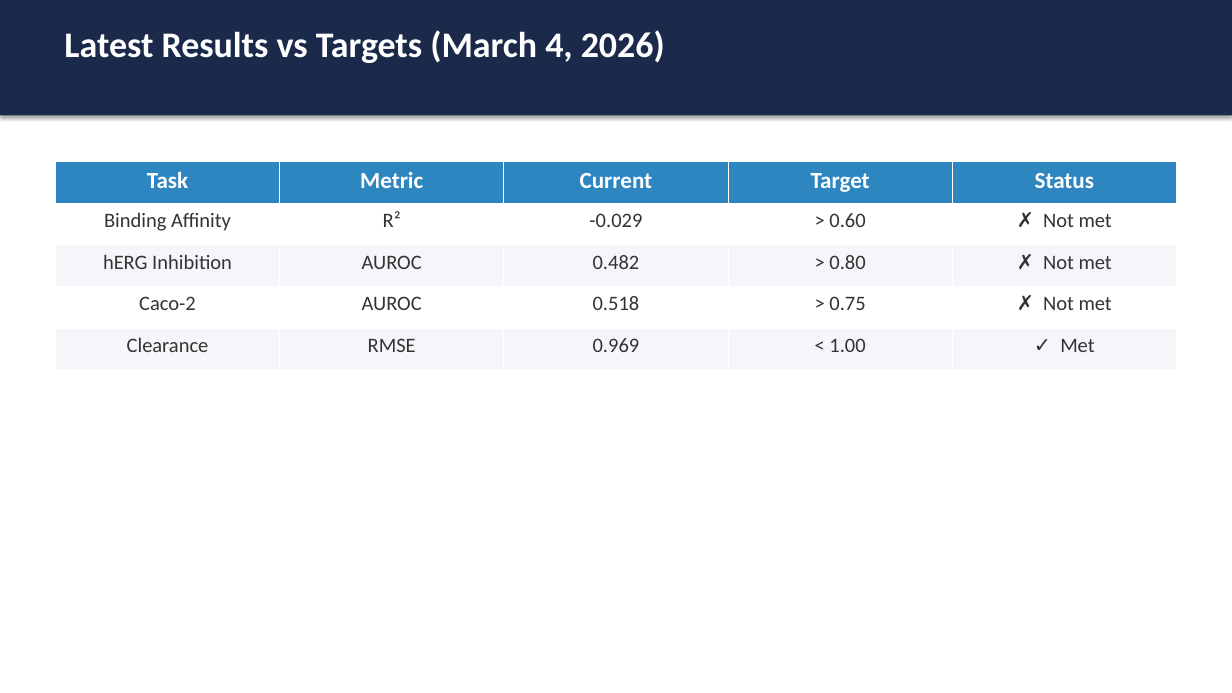
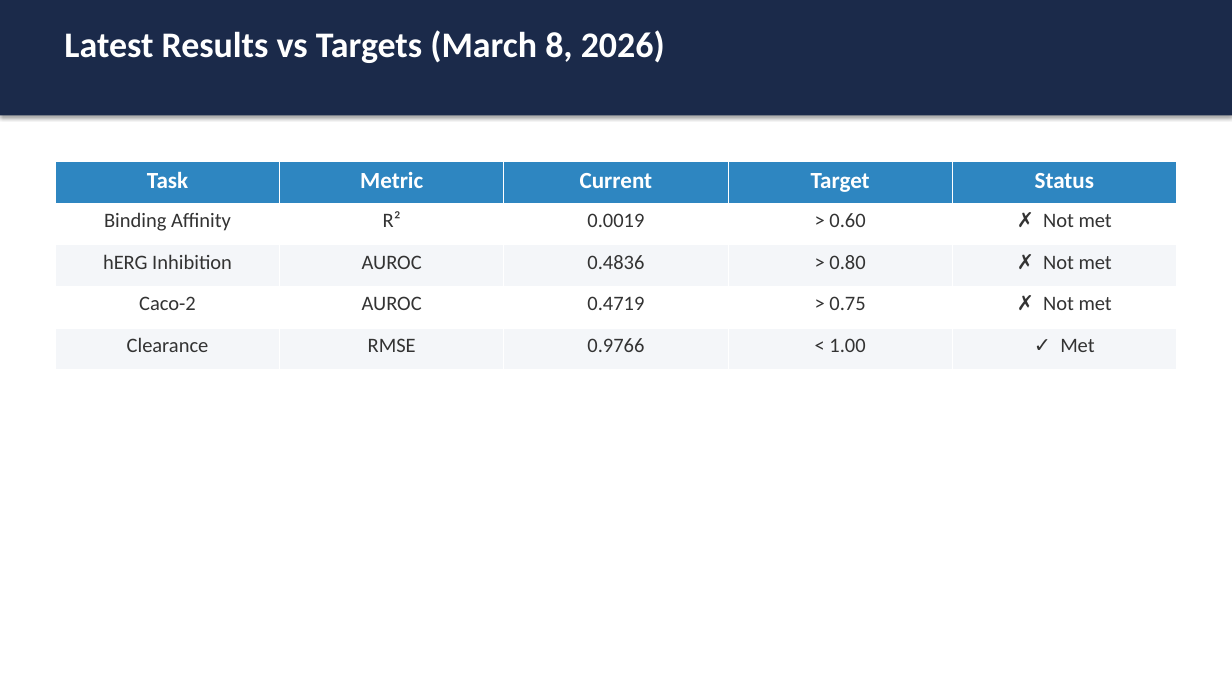
Before and after one commit to Sushree2179/Neural_PK-PD_Modeling_with_ODE, a slide deck: slide 20 of Slides/Phase2_Phase3_Stakeholder_Deck.pptx. Drawn at 1232x693 pixels with LibreOffice and Linux fonts; fonts in the diff are those of the drawing. Boxes give left, top, right and bottom in pixels: in the first picture for what was removed or moved away, otherwise in the second. Text is boxed around its words. In the diff, an @@ line names an element or a change of style, - is before the commit and + after.

```diff
--- a/Slides/Phase2_Phase3_Stakeholder_Deck.pptx
+++ b/Slides/Phase2_Phase3_Stakeholder_Deck.pptx
@@ text at <box>64,30,665,63</box>: text changed @@
-Latest Results vs Targets (March 4, 2026)
+Latest Results vs Targets (March 8, 2026)
@@ table at <box>55,162,1178,370</box> @@
-row 2, column 3: -0.029
+row 2, column 3: 0.0019
-row 3, column 3: 0.482
+row 3, column 3: 0.4836
-row 4, column 3: 0.518
+row 4, column 3: 0.4719
-row 5, column 3: 0.969
+row 5, column 3: 0.9766
```
Also in this commit, not shown: 5 other slides changed, 25 other files.
